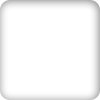
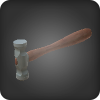
Layered file, before and after one edit (100x100). Changes by layer:
added group "Select" with 7 layers above "Default" over box(0, 0, 100, 100)
added layer "Light" in group "Select" over box(1, 1, 100, 100)
added layer "Item5" (1st of 2, in "Select") in group "Select" over box(0, 0, 100, 100)
added layer "box" (1st of 2, in "Select") in group "Select" over box(0, 0, 100, 100)
moved "box" (2nd of 2, in "Default") into group "Default", painted on it, unmasked it over box(0, 0, 100, 100)
